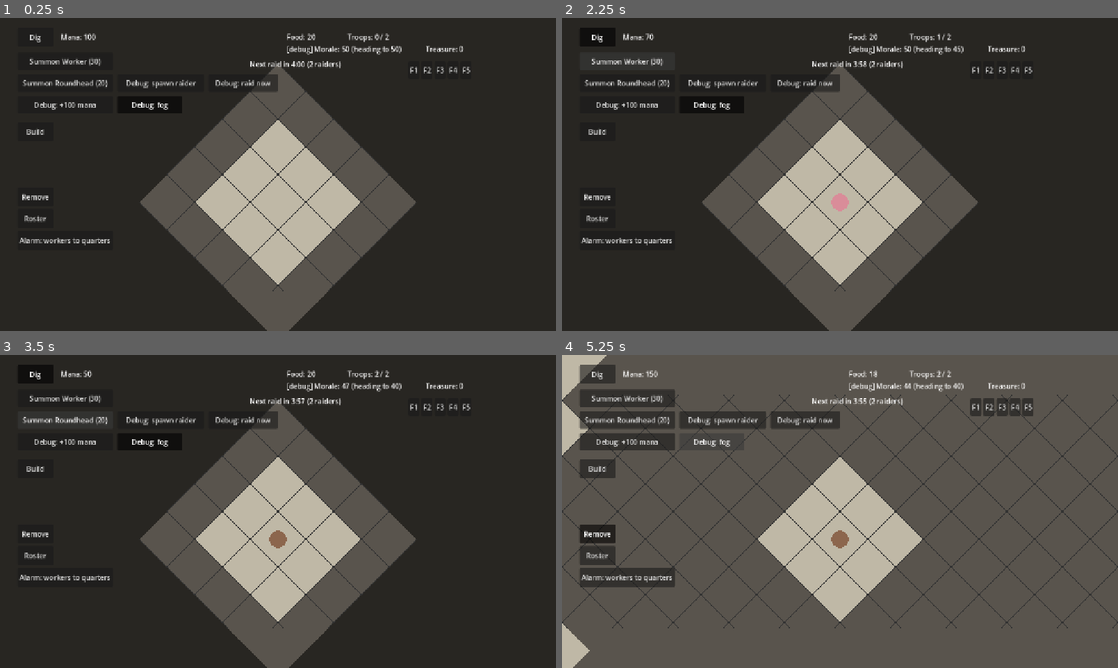
Above: before the commit, frames 1-4 (two rows, left to right).
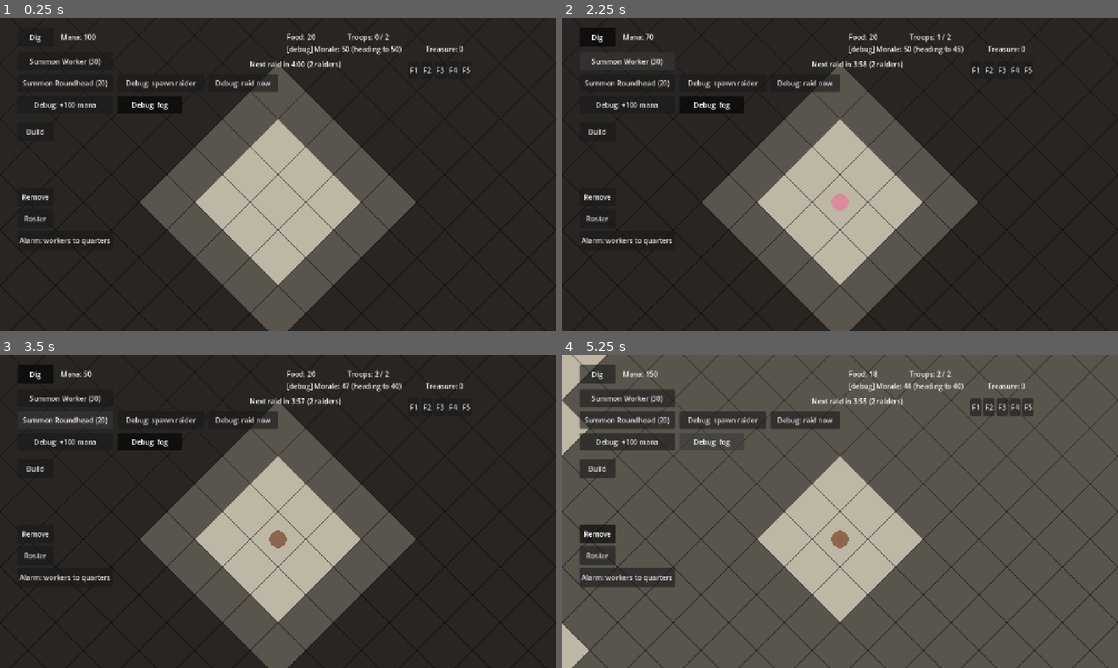
Above: after the commit, the same moments.

Repository: SirSizzle24/mazelord
Game: Godot game, scene res://Scenes/main.tscn
Same seed, same stepped clock (60 frames per second), same inputs: the game is played once before the commit and once after it.
Inputs:
- Up to frame 1 (0.25 s): no input
- Up to frame 2 (2.25 s): click "Build" at 0.5 s; click "Dig" at 1.25 s; click "Summon Worker (30)" at 2 s
- Up to frame 3 (3.5 s): click "Summon Roundhead (20)" at 2.75 s
- Up to frame 4 (5.25 s): click "Debug: +100 mana" at 3.5 s; click "Remove" at 4.25 s; click "Debug: fog" at 5 s

The runs differ from the first frame. In frame 1, 0.6% of the frame differs, in the area x 25-75%, y 31-100%; in frame 2, 0.6%; in frame 3, 0.6%; in frame 4, 1.3%, in the area x 0-99%, y 0-100%.

Commit message:
Ground and fog on TileMapLayer with generated placeholder textures

Diff:
--- a/scripts/fog.gd
+++ b/scripts/fog.gd
@@ -3,7 +3,9 @@
 ## and can still be marked for digging. Tiles seen before show the last image you had, dimmed: changes
 ## out of sight don't appear until a troop looks again. Tiles in sight, the starting room, and finished
 ## rooms (plus the walls around them) are left clear, so the live grid shows through.
+## The fog is a TileMapLayer of darkened ground tiles, and only cells whose visibility changed are updated.
 
+const TileTextures = preload("res://scripts/tile_textures.gd")
 const SIGHT_RADIUS := 5  # tiles a troop can see in every direction
 const UPDATE_INTERVAL := 0.2  # seconds between sight updates; every frame would be wasted work
 const MEMORY_DARKEN := 0.55  # how much darker remembered tiles look than live ones
@@ -11,26 +13,60 @@
 @export var grid: Node2D
 @export var rooms: Node
 
-var memory: Dictionary = {}  # tile -> its color when last seen
+var layer := TileMapLayer.new()
+var marked_kind := 0  # the fog's extra tile: a mark at full brightness, so your marks always show
+var memory: Dictionary = {}  # tile -> its ground kind when last seen
+var memory_overlays: Dictionary = {}  # tile -> color of what stood on it when last seen (if anything)
 var visible_tiles: Dictionary = {}  # tiles in sight right now (used as a set)
 var timer := 0.0
 var fog_enabled := true  # debug: switch the fog off to see the whole map
 
 
 func _ready() -> void:
-	grid.marks_changed.connect(queue_redraw)  # marks show through the fog, so redraw when they change
+	# The fog's tiles: every ground kind darkened, plus one bright mark.
+	var colors: Array = []
+	for color in grid.ground_colors():
+		colors.append(color.darkened(MEMORY_DARKEN))
+	marked_kind = colors.size()
+	colors.append(grid.MARKED_COLOR)
+	layer.tile_set = TileTextures.build(colors)
+	layer.show_behind_parent = true  # under the remembered furnishings this node draws
+	add_child(layer)
+	layer.position = grid.tile_to_screen(Vector2i.ZERO) - layer.map_to_local(Vector2i.ZERO)
+
+	grid.marks_changed.connect(_paint)  # marks show through the fog
 	# Only the starting room, and the rock around it, start out known. (Not every floor tile:
 	# the caves are floor too, and remembering them would reveal the whole labyrinth.)
 	for tile in grid.starting_room:
 		for dx in range(-1, 2):
 			for dy in range(-1, 2):
 				_remember(tile + Vector2i(dx, dy))
-	queue_redraw()
+	for x in grid.GRID_WIDTH:
+		for y in grid.GRID_HEIGHT:
+			_paint(Vector2i(x, y))
 
 
 func _remember(tile: Vector2i) -> void:
-	if grid.is_in_bounds(tile):
-		memory[tile] = grid.tile_color(tile)
+	if not grid.is_in_bounds(tile):
+		return
+	memory[tile] = grid.ground_kind(tile)
+	var overlay: Color = grid.overlay_color(tile)
+	if overlay.a > 0.0:
+		memory_overlays[tile] = overlay
+	else:
+		memory_overlays.erase(tile)
+
+
+## Updates one fog cell: clear if in sight; otherwise the remembered ground (dim rock if never seen),
+## or a bright mark if you've marked it.
+func _paint(tile: Vector2i) -> void:
+	if visible_tiles.has(tile):
+		layer.erase_cell(tile)
+		return
+	var kind: int = memory.get(tile, grid.Ground.ROCK)
+	if grid.is_marked(tile):
+		kind = marked_kind
+	layer.set_cell(tile, 0, Vector2i(kind, 0))
 
 
 func _process(delta: float) -> void:
@@ -53,10 +89,20 @@
 		if grid.is_marked(tile) and grid.is_floor(tile):
 			grid.unmark(tile)  # a mark made in the fog turned out to be on open floor
 
-	# Redraw only when what's in sight changed; redrawing 3,600 tiles for nothing is wasteful.
-	if now != visible_tiles:
-		visible_tiles = now
-		queue_redraw()
+	# Only cells that came into or went out of sight change.
+	var changed: Array = []
+	for tile in now:
+		if not visible_tiles.has(tile):
+			changed.append(tile)
+	for tile in visible_tiles:
+		if not now.has(tile):
+			changed.append(tile)
+	if changed.is_empty():
+		return
+	visible_tiles = now
+	for tile in changed:
+		_paint(tile)
+	queue_redraw()  # remembered furnishings and items may have come into or out of view
 
 
 ## True if the player has ever seen this tile, or sees it now.
@@ -107,14 +153,9 @@
 	return true
 
 
+## Remembered furnishings and items, darkened, on top of the fog tiles.
 func _draw() -> void:
-	for x in grid.GRID_WIDTH:
-		for y in grid.GRID_HEIGHT:
-			var tile := Vector2i(x, y)
-			if visible_tiles.has(tile):
-				continue  # in sight: let the live grid show
-			# Never seen: dim rock, the same as remembered rock, so the unknown gives nothing away.
-			var remembered: Color = memory.get(tile, grid.ROCK_COLOR)
-			if grid.is_marked(tile):
-				remembered = grid.MARKED_COLOR  # your own marks always show, so you can see what you queued
+	for tile in memory_overlays:
+		if not visible_tiles.has(tile):
+			var remembered: Color = memory_overlays[tile]
 			draw_colored_polygon(grid.diamond(tile), remembered.darkened(MEMORY_DARKEN))
--- a/scripts/grid.gd
+++ b/scripts/grid.gd
@@ -9,13 +9,16 @@
 const UNIT_RADIUS := 20.0  # how far units stay from rock; one unit size for now
 
 enum Tile { ROCK, FLOOR }
+## What each tile looks like on the ground layer: one placeholder texture per kind.
+enum Ground { ROCK, FLOOR, MARKED, DEPOSIT_ROCK, DEPOSIT_FLOOR, LAIR }
+
+const TileTextures = preload("res://scripts/tile_textures.gd")
 
 signal layout_changed  # sent when floor is dug or a furnishing is finished, so rooms can be re-checked
-signal marks_changed  # sent when dig marks are added or removed, so the fog can show them
+signal marks_changed(tile: Vector2i)  # sent when a dig mark is added or removed, so the fog can show it
 
 const ROCK_COLOR := Color(0.35, 0.33, 0.30)
 const FLOOR_COLOR := Color(0.75, 0.72, 0.65)
-const LINE_COLOR := Color(0.2, 0.2, 0.2)
 const MARKED_COLOR := Color(0.55, 0.38, 0.25)  # rock marked for digging
 const DEPOSIT_COLOR := Color(0.30, 0.75, 0.95)  # a mana deposit, in rock or on open floor
 const LAIR_COLOR := Color(0.80, 0.15, 0.15)  # a monster lair (a marker until combat exists)
@@ -75,6 +78,7 @@
 var items: Dictionary = {}  # tile -> an item lying there: {"kind", "lore_index"}
 var starting_room: Array[Vector2i] = []  # the pre-dug room's tiles; the fog keeps it lit
 var preview: Dictionary = {}  # the item about to be placed: {"origin", "size", "color", "valid"}, or empty
+var ground := TileMapLayer.new()  # draws rock and floor; only changed cells are updated
 var nav_region := NavigationRegion2D.new()  # the troops' walkable shape: doors open
 var raider_region := NavigationRegion2D.new()  # the raiders' walkable shape: finished doors closed
 var nav_dirty := false  # true when tiles changed and the walkable shape needs rebuilding
@@ -88,6 +92,16 @@
 			column.append(Tile.ROCK)
 		tiles.append(column)
 
+	ground.tile_set = TileTextures.build(ground_colors())
+	ground.show_behind_parent = true  # drawn under this node's own drawing (furnishings, items)
+	add_child(ground)
+	# Line the layer's cells up exactly with tile_to_screen(), whatever offset Godot's layout uses.
+	ground.position = tile_to_screen(Vector2i.ZERO) - ground.map_to_local(Vector2i.ZERO)
+	# Check the layout really matches tile_to_screen() away from the origin too.
+	var probe := Vector2i(5, 3)
+	if (ground.position + ground.map_to_local(probe)).distance_to(tile_to_screen(probe)) > 1.0:
+		push_warning("Ground tiles don't line up with tile_to_screen(): check the TileSet layout")
+
 	nav_region.navigation_layers = TROOP_LAYER
 	raider_region.navigation_layers = RAIDER_LAYER
 	add_child(nav_region)
@@ -99,6 +113,10 @@
 		for y in range(START_CENTER.y - 1, START_CENTER.y + 2):
 			dig(Vector2i(x, y))
 			starting_room.append(Vector2i(x, y))
+
+	for x in GRID_WIDTH:
+		for y in GRID_HEIGHT:
+			_update_ground(Vector2i(x, y))  # paint the whole map once; after that only changes
 
 
 ## Carves the labyrinth: mostly solid rock, with separate chambers joined by narrow winding tunnels
@@ -411,8 +429,8 @@
 		return
 	if hidden or tiles[tile.x][tile.y] == Tile.ROCK:
 		marked[tile] = true
-		queue_redraw()
-		marks_changed.emit()
+		_update_ground(tile)
+		marks_changed.emit(tile)
 
 
 func is_marked(tile: Vector2i) -> bool:
@@ -422,8 +440,8 @@
 ## Clears a dig mark.
 func unmark(tile: Vector2i) -> void:
 	if marked.erase(tile):
-		queue_redraw()
-		marks_changed.emit()
+		_update_ground(tile)
+		marks_changed.emit(tile)
 
 
 ## True if this tile is covered in mycelium belonging to that side ("player" or "rival").
@@ -659,10 +677,11 @@
 ## Turns a rock tile into floor. Does nothing for floor or out-of-bounds tiles.
 func dig(tile: Vector2i) -> void:
 	if marked.erase(tile):  # dug tiles are no longer waiting, even if there was no rock after all
-		queue_redraw()
-		marks_changed.emit()
+		_update_ground(tile)
+		marks_changed.emit(tile)
 	if is_in_bounds(tile) and tiles[tile.x][tile.y] == Tile.ROCK:
 		tiles[tile.x][tile.y] = Tile.FLOOR
+		_update_ground(tile)
 		nav_dirty = true  # the walkable shape is out of date
 		queue_redraw()  # the data changed, so the picture must update
 		layout_changed.emit()
@@ -711,16 +730,8 @@
 	queue_redraw()
 
 
+## Draws what sits on the ground. The ground itself is the TileMapLayer, drawn underneath.
 func _draw() -> void:
-	for x in GRID_WIDTH:
-		for y in GRID_HEIGHT:
-			var shape := diamond(Vector2i(x, y))
-			draw_colored_polygon(shape, _ground_color(Vector2i(x, y)))
-
-			var outline := shape.duplicate()
-			outline.append(shape[0])  # back to the first corner to close the shape
-			draw_polyline(outline, LINE_COLOR, 1.0)
-
 	# Mycelium over the floor.
 	for tile in mycelium:
 		draw_colored_polygon(diamond(tile), MYCELIUM_COLOR)
@@ -755,26 +766,35 @@
 				draw_colored_polygon(diamond(tile), preview_color)
 
 
-## The color a tile shows right now, counting marks and finished furnishings. The fog remembers this.
-func tile_color(tile: Vector2i) -> Color:
+## The placeholder color for each Ground kind, in enum order. The fog builds a darkened copy.
+func ground_colors() -> Array:
+	return [ROCK_COLOR, FLOOR_COLOR, MARKED_COLOR, DEPOSIT_COLOR.darkened(0.35), DEPOSIT_COLOR, LAIR_COLOR]
+
+
+## Which kind of ground a tile shows: marks first, then deposits and lairs, then rock or floor.
+func ground_kind(tile: Vector2i) -> int:
+	if marked.has(tile):
+		return Ground.MARKED
+	var rock: bool = tiles[tile.x][tile.y] == Tile.ROCK
+	if deposits.has(tile):
+		return Ground.DEPOSIT_ROCK if rock else Ground.DEPOSIT_FLOOR
+	if lairs.has(tile):
+		return Ground.LAIR
+	return Ground.ROCK if rock else Ground.FLOOR
+
+
+## The color of whatever stands on a tile, for the fog to remember: a finished furnishing, an item,
+## or nothing (fully see-through).
+func overlay_color(tile: Vector2i) -> Color:
 	if occupied.has(tile) and occupied[tile]["built"]:
 		return occupied[tile]["color"]
-	return _ground_color(tile)
-
-
-## The color of the ground itself: marks first, then deposits and lairs, then rock or floor.
-func _ground_color(tile: Vector2i) -> Color:
-	if marked.has(tile):
-		return MARKED_COLOR
-	if deposits.has(tile):
-		return DEPOSIT_COLOR if tiles[tile.x][tile.y] == Tile.FLOOR else DEPOSIT_COLOR.darkened(0.35)
-	if lairs.has(tile):
-		return LAIR_COLOR
 	if items.has(tile):
-		return ITEM_COLORS[items[tile]["kind"]]  # so the fog remembers where items lie
-	if tiles[tile.x][tile.y] == Tile.ROCK:
-		return ROCK_COLOR
-	return FLOOR_COLOR
+		return ITEM_COLORS[items[tile]["kind"]]
+	return Color(0, 0, 0, 0)
+
+
+func _update_ground(tile: Vector2i) -> void:
+	ground.set_cell(tile, 0, Vector2i(ground_kind(tile), 0))
 
 
 ## The four corners of a tile's diamond: top, right, bottom, left.
--- /dev/null
+++ b/scripts/tile_textures.gd
@@ -0,0 +1,34 @@
+extends RefCounted
+## Builds placeholder tile textures in code, so the grid can use Godot's TileMapLayer before there's any
+## art: one diamond per kind of ground, filled with its color and outlined, side by side in one image
+## (an "atlas"). Your Blender renders will replace these.
+
+const SIZE := 128  # pixels per tile, matching the grid's TILE_WIDTH and TILE_HEIGHT
+
+
+## A TileSet with one tile per color, in order: tile i of the atlas is colors[i].
+static func build(colors: Array) -> TileSet:
+	var image := Image.create(SIZE * colors.size(), SIZE, false, Image.FORMAT_RGBA8)
+	var half := SIZE / 2.0
+	for i in colors.size():
+		var fill: Color = colors[i]
+		var edge: Color = fill.darkened(0.35)
+		for px in SIZE:
+			for py in SIZE:
+				# Distance from the center in "diamond" terms: inside the diamond when it's at most half.
+				var d := absf(px + 0.5 - half) + absf(py + 0.5 - half)
+				if d <= half:
+					image.set_pixel(i * SIZE + px, py, edge if d > half - 1.5 else fill)
+
+	var source := TileSetAtlasSource.new()
+	source.texture = ImageTexture.create_from_image(image)
+	source.texture_region_size = Vector2i(SIZE, SIZE)
+	for i in colors.size():
+		source.create_tile(Vector2i(i, 0))
+
+	var tile_set := TileSet.new()
+	tile_set.tile_shape = TileSet.TILE_SHAPE_ISOMETRIC  # diamonds
+	tile_set.tile_layout = TileSet.TILE_LAYOUT_DIAMOND_DOWN  # the same layout as grid.tile_to_screen()
+	tile_set.tile_size = Vector2i(SIZE, SIZE)
+	tile_set.add_source(source, 0)
+	return tile_set
Not shown, added: scripts/tile_textures.gd.uid
